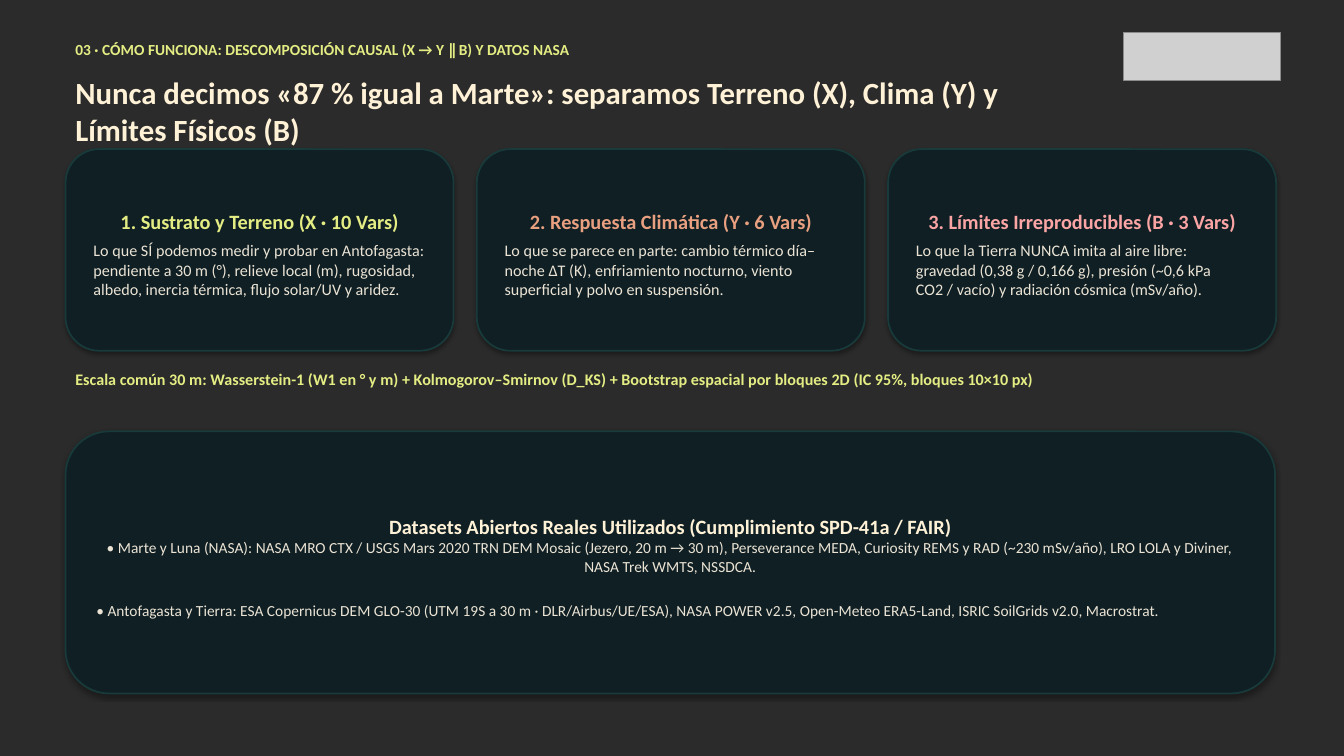
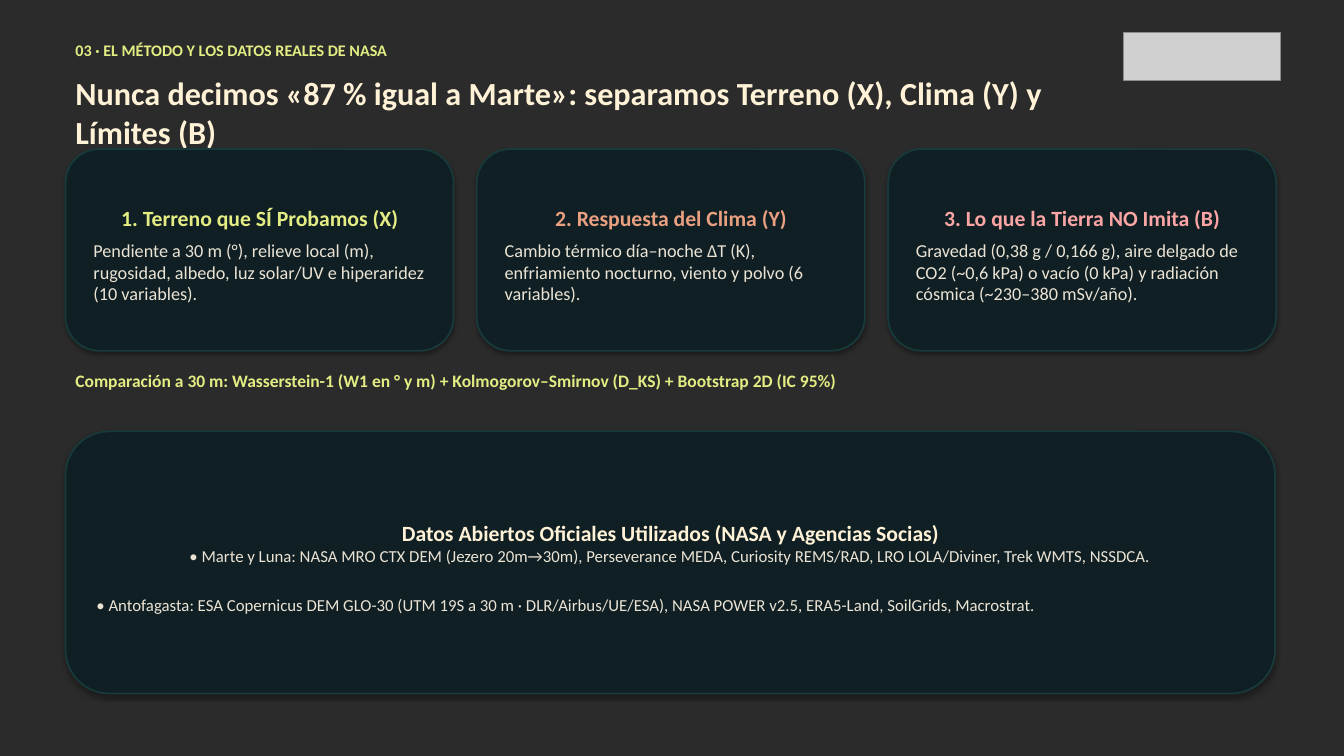
Before and after one commit to AnGeMoNs/Ckepi, a slide deck: slide 4 of docs/nehe/ckepi-pitch-es.pptx. Drawn at 1344x756 pixels with LibreOffice and Linux fonts; fonts in the diff are those of the drawing; grey boxes stand for pictures; background and template pictures are left out; a plain dark background stands for a picture behind light text. Boxes give left, top, right and bottom in pixels: in the first picture for what was removed or moved away, otherwise in the second. Text is boxed around its words. In the diff, an @@ line names an element or a change of style, - is before the commit and + after.

```diff
--- a/docs/nehe/ckepi-pitch-es.pptx
+++ b/docs/nehe/ckepi-pitch-es.pptx
@@ text at [75, 43, 387, 56]: text changed; size 11 to 11.5 pt @@
-03 · CÓMO FUNCIONA: DESCOMPOSICIÓN CAUSAL (X → Y ∥ B) Y DATOS NASA
+03 · EL MÉTODO Y LOS DATOS REALES DE NASA
@@ text at [75, 81, 1041, 148]: text changed; size 22 to 23 pt @@
-Nunca decimos «87 % igual a Marte»: separamos Terreno (X), Clima (Y) y Límites Físicos (B)
+Nunca decimos «87 % igual a Marte»: separamos Terreno (X), Clima (Y) y Límites (B)
@@ text in rounded rectangle at [93, 208, 424, 303]: text changed; size 11.5 to 13 pt @@
-1. Sustrato y Terreno (X · 10 Vars)
-Lo que SÍ podemos medir y probar en Antofagasta: pendiente a 30 m (°), relieve local (m), rugosidad, albedo, inercia térmica, flujo solar/UV y aridez.
+1. Terreno que SÍ Probamos (X)
+Pendiente a 30 m (°), relieve local (m), rugosidad, albedo, luz solar/UV e hiperaridez (10 variables).
@@ text in rounded rectangle at [505, 210, 803, 303]: text changed; size 11.5 to 13 pt @@
-2. Respuesta Climática (Y · 6 Vars)
-Lo que se parece en parte: cambio térmico día–noche ΔT (K), enfriamiento nocturno, viento superficial y polvo en suspensión.
+2. Respuesta del Clima (Y)
+Cambio térmico día–noche ΔT (K), enfriamiento nocturno, viento y polvo (6 variables).
@@ text in rounded rectangle at [916, 210, 1238, 303]: text changed; size 11.5 to 13 pt @@
-3. Límites Irreproducibles (B · 3 Vars)
-Lo que la Tierra NUNCA imita al aire libre: gravedad (0,38 g / 0,166 g), presión (~0,6 kPa CO2 / vacío) y radiación cósmica (mSv/año).
+3. Lo que la Tierra NO Imita (B)
+Gravedad (0,38 g / 0,166 g), aire delgado de CO2 (~0,6 kPa) o vacío (0 kPa) y radiación cósmica (~230–380 mSv/año).
@@ text at [75, 374, 836, 390]: text changed; size 11.5 to 12.5 pt @@
-Escala común 30 m: Wasserstein-1 (W1 en ° y m) + Kolmogorov–Smirnov (D_KS) + Bootstrap espacial por bloques 2D (IC 95%, bloques 10×10 px)
+Comparación a 30 m: Wasserstein-1 (W1 en ° y m) + Kolmogorov–Smirnov (D_KS) + Bootstrap 2D (IC 95%)
@@ text in rounded rectangle at [109, 525, 1150, 614]: text changed; size 11 to 12 pt @@
-Datasets Abiertos Reales Utilizados (Cumplimiento SPD-41a / FAIR)
-• Marte y Luna (NASA): NASA MRO CTX / USGS Mars 2020 TRN DEM Mosaic (Jezero, 20 m → 30 m), Perseverance MEDA, Curiosity REMS y RAD (~230 mSv/año), LRO LOLA y Diviner, NASA Trek WMTS, NSSDCA.
-• Antofagasta y Tierra: ESA Copernicus DEM GLO-30 (UTM 19S a 30 m · DLR/Airbus/UE/ESA), NASA POWER v2.5, Open-Meteo ERA5-Land, ISRIC SoilGrids v2.0, Macrostrat.
+Datos Abiertos Oficiales Utilizados (NASA y Agencias Socias)
+• Marte y Luna: NASA MRO CTX DEM (Jezero 20m→30m), Perseverance MEDA, Curiosity REMS/RAD, LRO LOLA/Diviner, Trek WMTS, NSSDCA.
+• Antofagasta: ESA Copernicus DEM GLO-30 (UTM 19S a 30 m · DLR/Airbus/UE/ESA), NASA POWER v2.5, ERA5-Land, SoilGrids, Macrostrat.
```
Also in this commit, not shown: 6 other slides changed, 15 other files.
